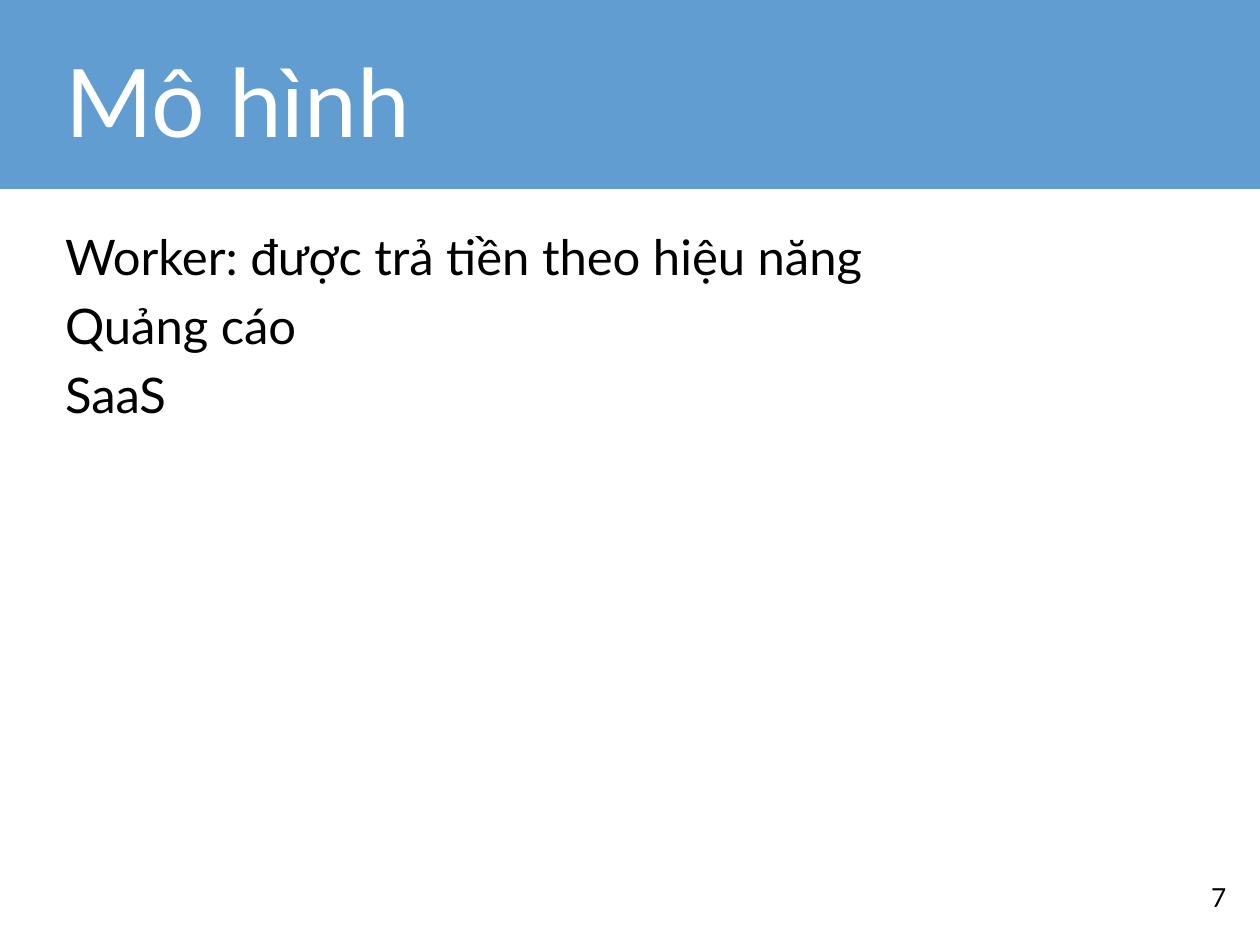
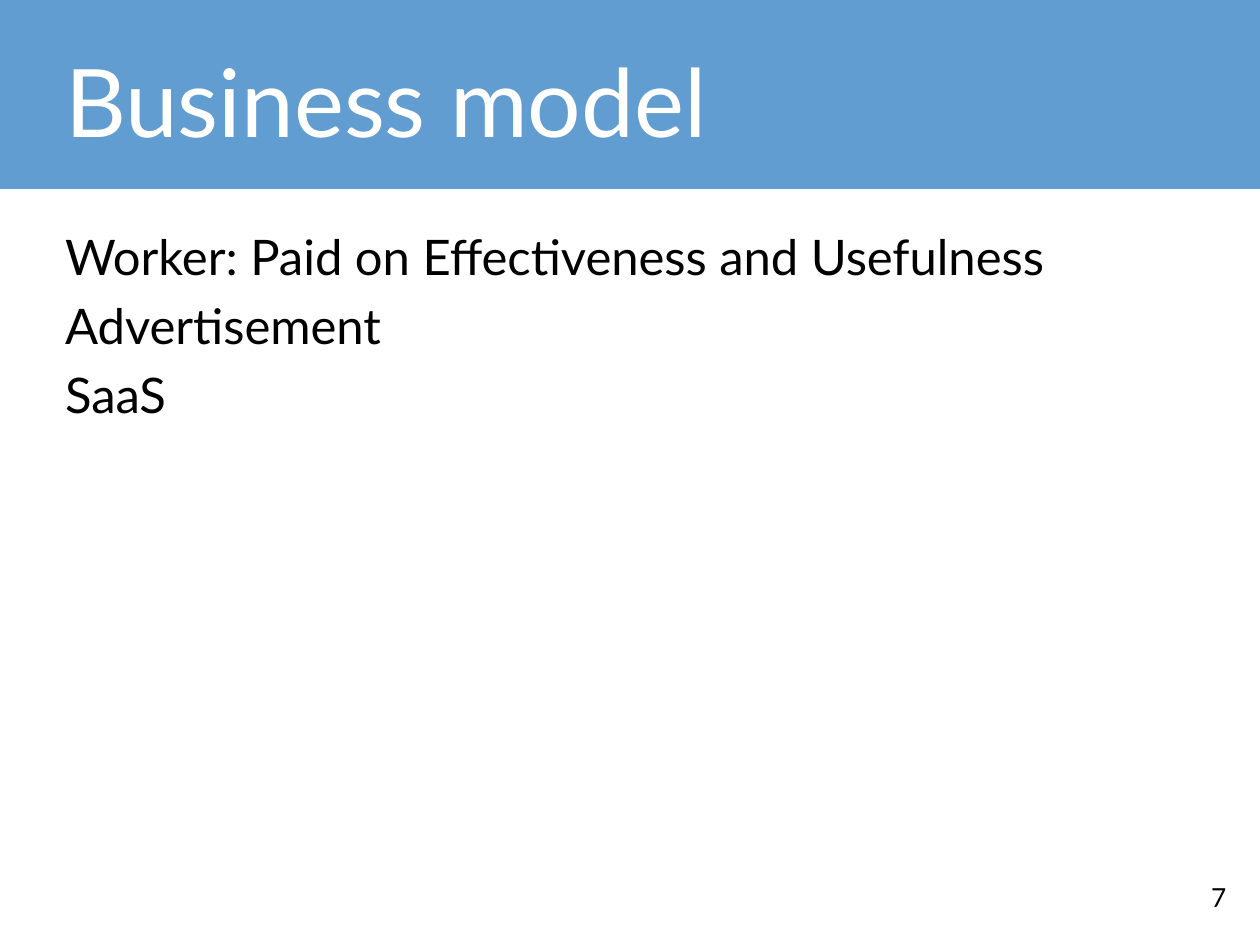
Before and after one commit to tdquang7/pota-hack-livetraffice, a slide deck: slide 7 of m2WorkHackathon-LiveTrafficUpdate.pptx. Drawn at 1260x945 pixels with LibreOffice and Linux fonts; fonts in the diff are those of the drawing. Boxes give left, top, right and bottom in pixels: in the first picture for what was removed or moved away, otherwise in the second. Text is boxed around its words. In the diff, an @@ line names an element or a change of style, - is before the commit and + after.

```diff
--- a/m2WorkHackathon-LiveTrafficUpdate.pptx
+++ b/m2WorkHackathon-LiveTrafficUpdate.pptx
@@ title at [65, 67, 706, 138]: text changed @@
-Mô hình
+Business model
@@ text at [65, 239, 1044, 345]: text changed @@
-Worker: được trả tiền theo hiệu năng
-Quảng cáo
+Worker: Paid on Effectiveness and Usefulness
+Advertisement
```
Also in this commit, not shown: 3 other slides changed, 22 other files.
